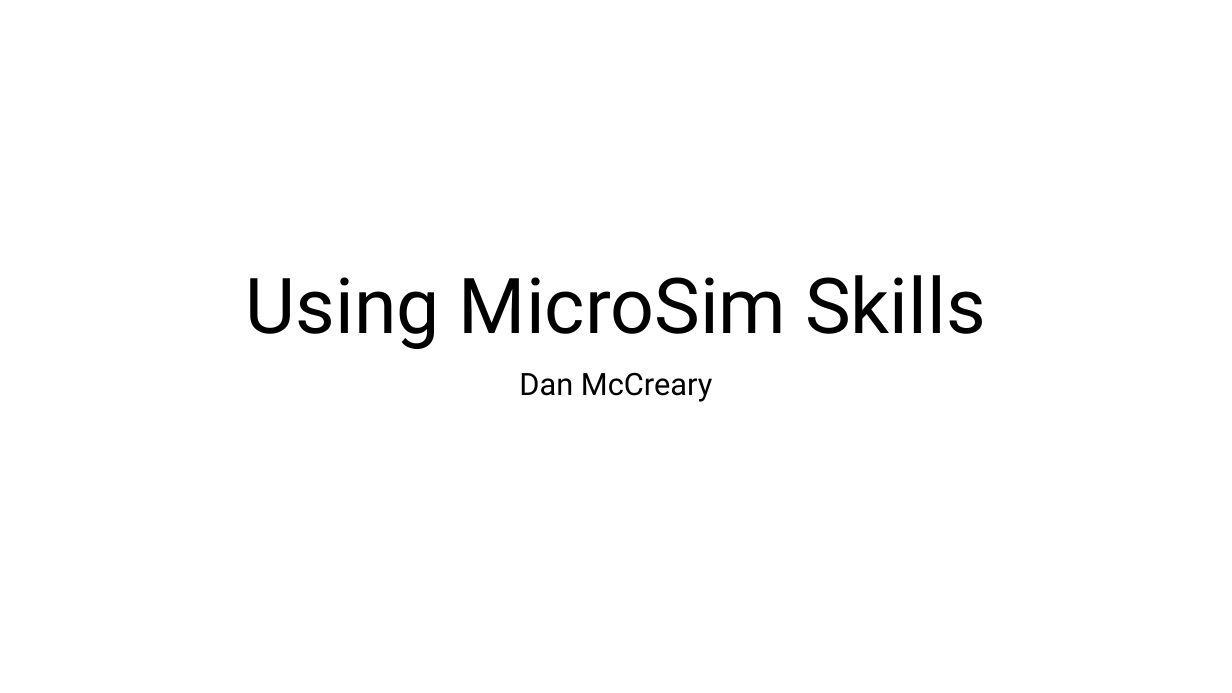
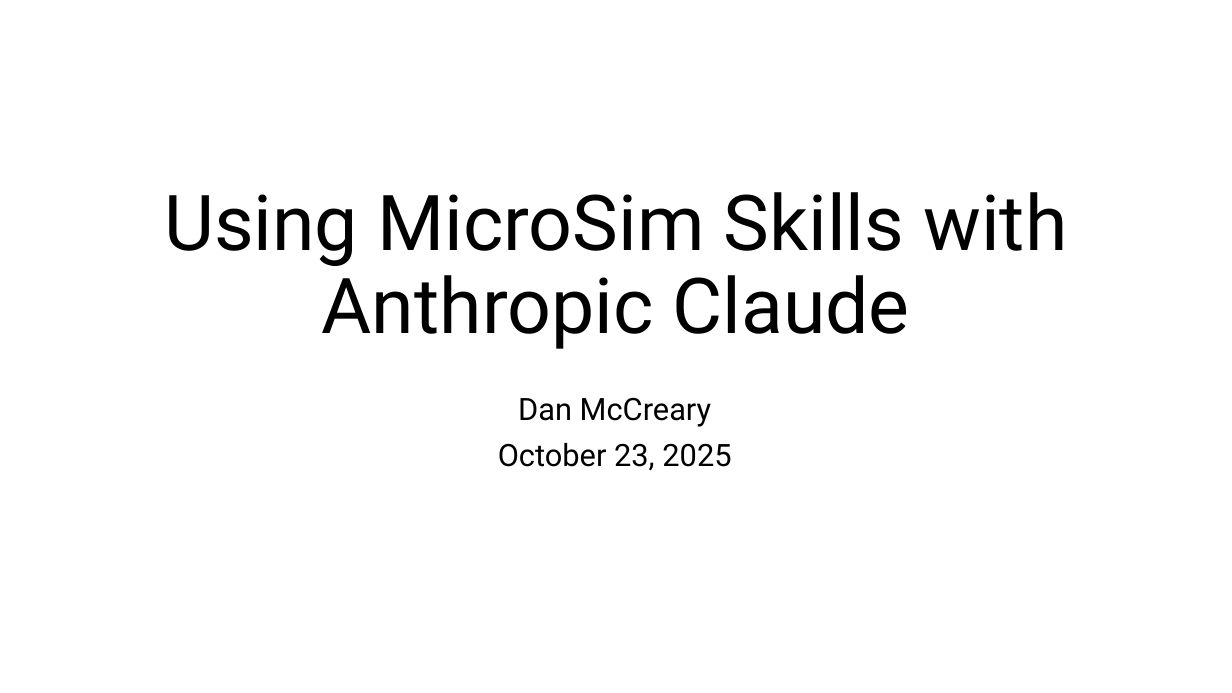
Before and after one commit to dmccreary/microsims, a slide deck: slide 1 of slides/Using-Claude-Skill-to-Generate-MicroSims.pptx. Drawn at 1232x693 pixels with LibreOffice and Linux fonts; fonts in the diff are those of the drawing. Boxes give left, top, right and bottom in pixels: in the first picture for what was removed or moved away, otherwise in the second. Text is boxed around its words. In the diff, an @@ line names an element or a change of style, - is before the commit and + after.

```diff
--- a/slides/Using-Claude-Skill-to-Generate-MicroSims.pptx
+++ b/slides/Using-Claude-Skill-to-Generate-MicroSims.pptx
@@ title at (x1=164, y1=192, x2=1067, y2=349): text changed @@
-Using MicroSim Skills
+Using MicroSim Skills with Anthropic Claude
@@ subtitle "Dan McCreary" moved from (x1=519, y1=372, x2=713, y2=402) to (x1=498, y1=397, x2=731, y2=471) @@
@@ subtitle at (x1=498, y1=443, x2=731, y2=471): paragraph added @@
+October 23, 2025
```
Also in this commit, not shown: 4 other slides changed, 33 slides added, 1 slide removed, 2 other files.
